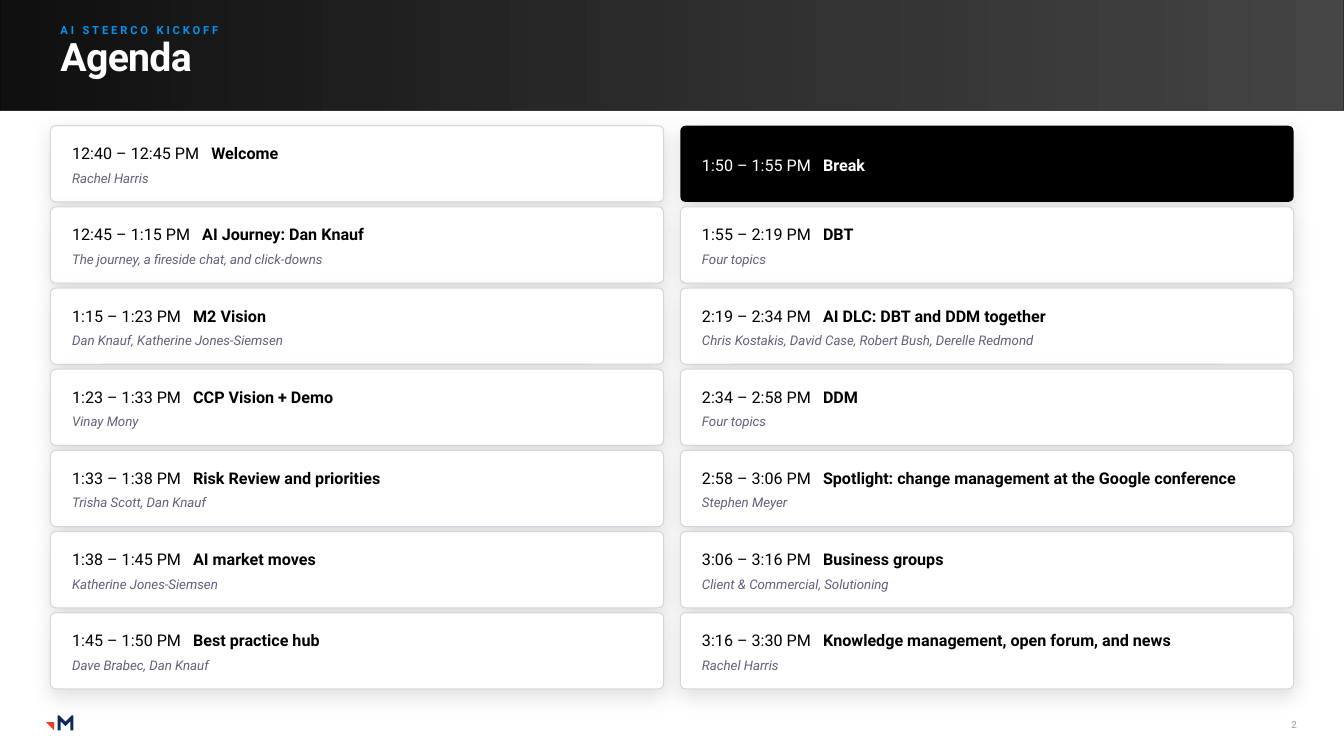
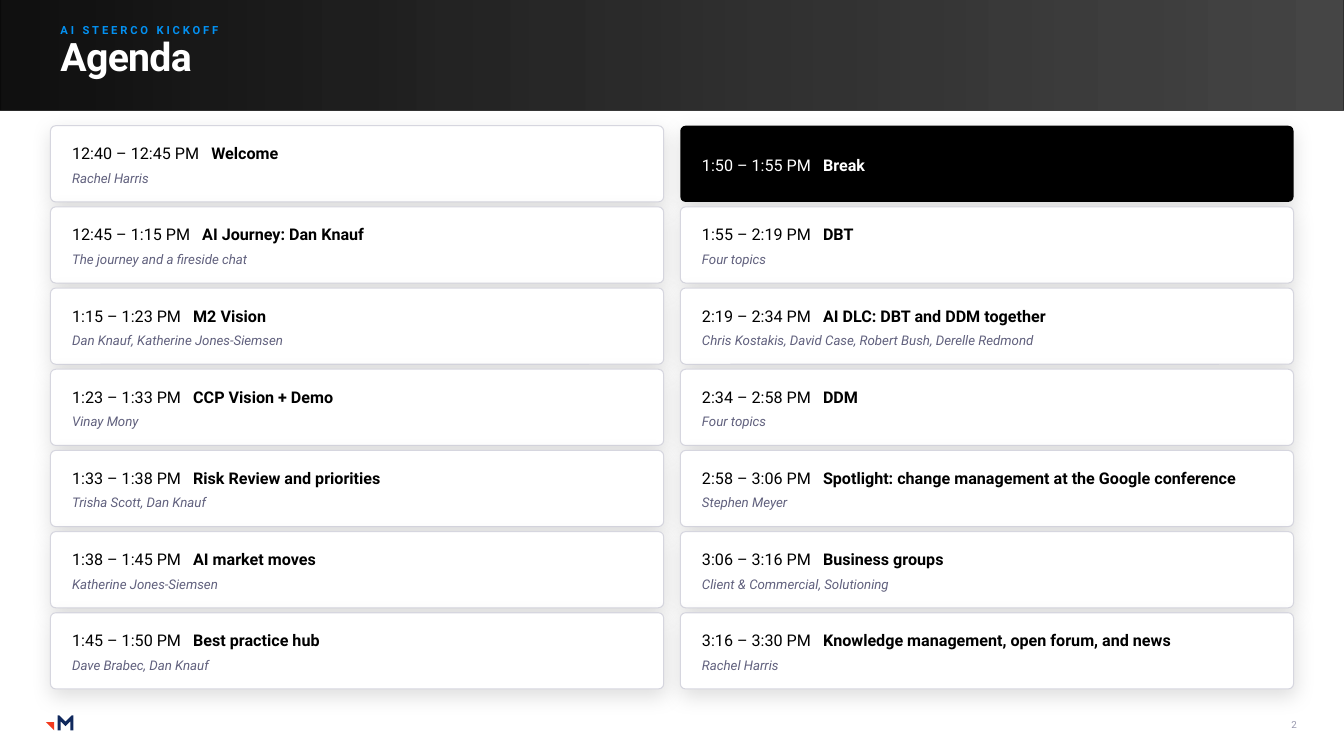
Before and after one commit to RachelHarrisMerkle/BasicMerkle, a slide deck: slide 2 of AI_Steerco_Kickoff_Shell.pptx. Drawn at 1344x756 pixels with LibreOffice and Linux fonts; fonts in the diff are those of the drawing; grey boxes stand for pictures. Boxes give left, top, right and bottom in pixels: in the first picture for what was removed or moved away, otherwise in the second. Text is boxed around its words. In the diff, an @@ line names an element or a change of style, - is before the commit and + after.

```diff
--- a/AI_Steerco_Kickoff_Shell.pptx
+++ b/AI_Steerco_Kickoff_Shell.pptx
@@ text in rounded rectangle at (x1=72, y1=254, x2=247, y2=267): text changed @@
-The journey, a fireside chat, and click-downs
+The journey and a fireside chat
```
Also in this commit, not shown: 2 other slides changed, 4 slides removed.
